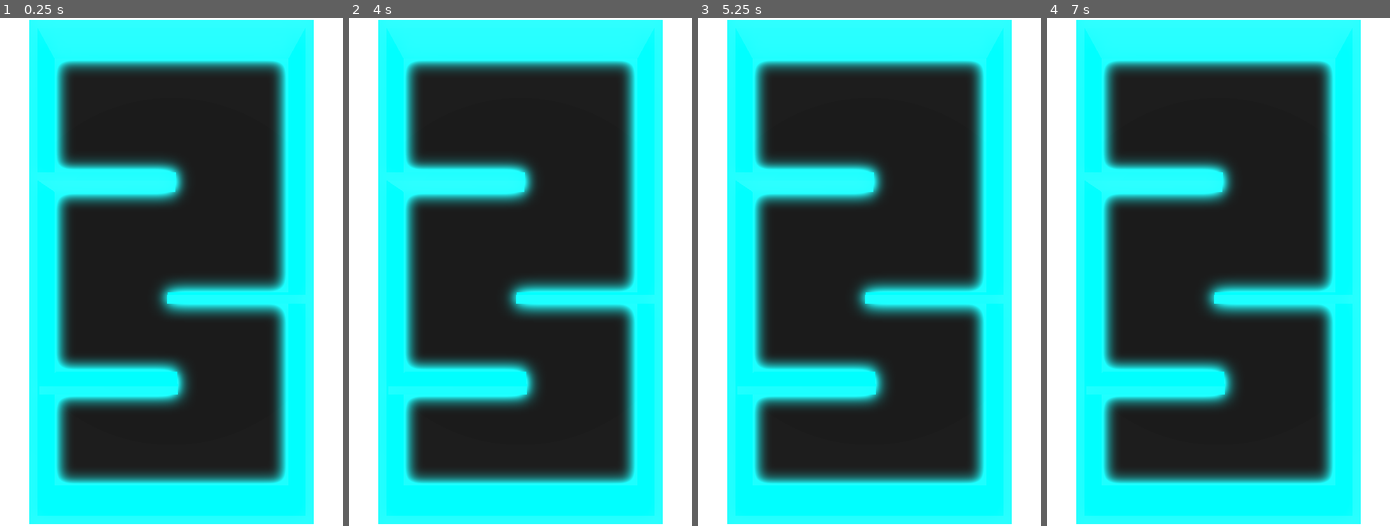
Above: before the commit, frames 1-4 (left to right).
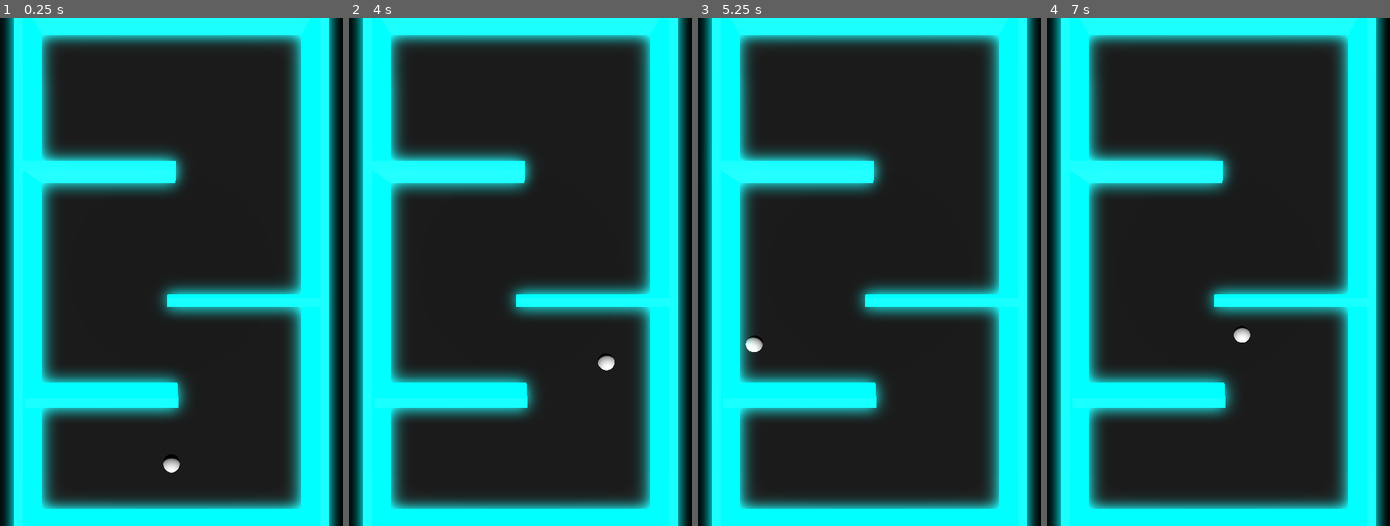
Above: after the commit, the same moments.

Repository: FranJBDev/Neon-Tower-Ball-Climb
Game: Godot game, scene res://scenes/labyrinth.tscn
Two runs of this game, one before a commit and one after it. Both use one fixed random seed, a clock stepped at 60 frames per second and the inputs below. Before the commit the project has no main scene; this scene is started directly in both runs.
Inputs:
- Up to frame 1 (0.25 s): no input
- Up to frame 2 (4 s): tap Enter at 0.5 s; hold Right (ui_right) 0.53-1.28 s; hold Down (ui_down) 1.28-2.03 s; hold Right (ui_right) 2.03-2.78 s; tap Space at 2.75 s; hold Up (ui_up) 2.78-3.53 s; hold Left (ui_left) from 3.53 s (still down)
- Up to frame 3 (5.25 s): release Left (ui_left) at 5.03 s; hold Down (ui_down) from 5.03 s (still down)
- Up to frame 4 (7 s): release Down (ui_down) at 5.78 s; hold Right (ui_right) 5.78-6.53 s; tap Enter at 6.5 s; hold Up (ui_up) from 6.53 s (still down)

The runs differ from the first frame. In frame 1, 54% of the frame differs, in the area x 0-100%, y 0-100%; in frame 2, 54%; in frame 3, 54%; in frame 4, 54%.

Commit message:
Add: Ball scenes and adjust walls

Diff:
--- a/project.godot
+++ b/project.godot
@@ -11,6 +11,7 @@
 [application]
 
 config/name="Neon Tower"
+run/main_scene="res://scenes/labyrinth.tscn"
 config/features=PackedStringArray("4.3", "GL Compatibility")
 config/icon="res://icon.svg"
 
@@ -20,7 +21,12 @@
 window/size/viewport_height=1920
 window/handheld/orientation=1
 
+[physics]
+
+common/physics_ticks_per_second=120
+
 [rendering]
 
 renderer/rendering_method="gl_compatibility"
 renderer/rendering_method.mobile="gl_compatibility"
+textures/vram_compression/import_etc2_astc=true
--- /dev/null
+++ b/scenes/ball.gd
@@ -0,0 +1,16 @@
+extends RigidBody3D
+
+@export var fuerza := 25.0
+@export var velocidad_max := 6.0
+
+func _physics_process(_delta):
+	var entrada := Vector2.ZERO
+	var acel := Input.get_accelerometer()
+	if acel != Vector3.ZERO:
+		entrada = Vector2(acel.x, -acel.y) / 9.8
+	else:
+		# En el editor no hay acelerómetro: usa las flechas
+		entrada = Input.get_vector("ui_left", "ui_right", "ui_up", "ui_down")
+	apply_central_force(Vector3(entrada.x, 0, entrada.y) * fuerza)
+	if linear_velocity.length() > velocidad_max:
+		linear_velocity = linear_velocity.normalized() * velocidad_max
--- a/scenes/labyrinth.tscn
+++ b/scenes/labyrinth.tscn
@@ -1,4 +1,6 @@
-[gd_scene load_steps=6 format=3 uid="uid://c8sq683x4fja"]
+[gd_scene load_steps=10 format=3 uid="uid://c8sq683x4fja"]
+
+[ext_resource type="Script" path="res://scenes/ball.gd" id="1_y0w38"]
 
 [sub_resource type="BoxMesh" id="BoxMesh_wwot7"]
 size = Vector3(10, 0.5, 18)
@@ -9,6 +11,15 @@
 [sub_resource type="BoxShape3D" id="BoxShape3D_goudf"]
 size = Vector3(10, 0.5, 18)
 
+[sub_resource type="SphereMesh" id="SphereMesh_i7w4i"]
+radius = 0.3
+height = 0.6
+
+[sub_resource type="StandardMaterial3D" id="StandardMaterial3D_4bh20"]
+
+[sub_resource type="SphereShape3D" id="SphereShape3D_gq4xh"]
+radius = 0.3
+
 [sub_resource type="StandardMaterial3D" id="StandardMaterial3D_7tfn7"]
 albedo_color = Color(0, 1, 1, 1)
 emission_enabled = true
@@ -16,7 +27,10 @@
 emission_energy_multiplier = 4.0
 
 [sub_resource type="Environment" id="Environment_s2gya"]
+background_mode = 1
 glow_enabled = true
+glow_intensity = 0.5
+glow_hdr_threshold = 1.5
 
 [node name="Labyrinth" type="Node3D"]
 
@@ -34,6 +48,19 @@
 
 [node name="Ball" type="RigidBody3D" parent="Floor"]
 transform = Transform3D(1, 0, 0, 0, -4.37114e-08, 1, 0, -1, -4.37114e-08, 0, 0.6, 7)
+continuous_cd = true
+linear_damp_mode = 1
+linear_damp = 2.0
+script = ExtResource("1_y0w38")
+
+[node name="MeshInstance3D" type="MeshInstance3D" parent="Floor/Ball"]
+transform = Transform3D(1, 0, 0, 0, -4.37114e-08, -1, 0, 1, -4.37114e-08, 0, 0, 0)
+mesh = SubResource("SphereMesh_i7w4i")
+skeleton = NodePath("../../..")
+surface_material_override/0 = SubResource("StandardMaterial3D_4bh20")
+
+[node name="CollisionShape3D" type="CollisionShape3D" parent="Floor/Ball"]
+shape = SubResource("SphereShape3D_gq4xh")
 
 [node name="NorthWall" type="CSGBox3D" parent="."]
 transform = Transform3D(1, 0, 0, 0, 1, 0, 0, 0, 1, 0, 1, -9)
@@ -82,3 +109,5 @@
 
 [node name="Camera3D" type="Camera3D" parent="."]
 transform = Transform3D(1, 0, 0, 0, -4.37114e-08, 1, 0, -1, -4.37114e-08, 0, 14, 0)
+keep_aspect = 0
+fov = 50.0
Not shown, added: export_presets.cfg
